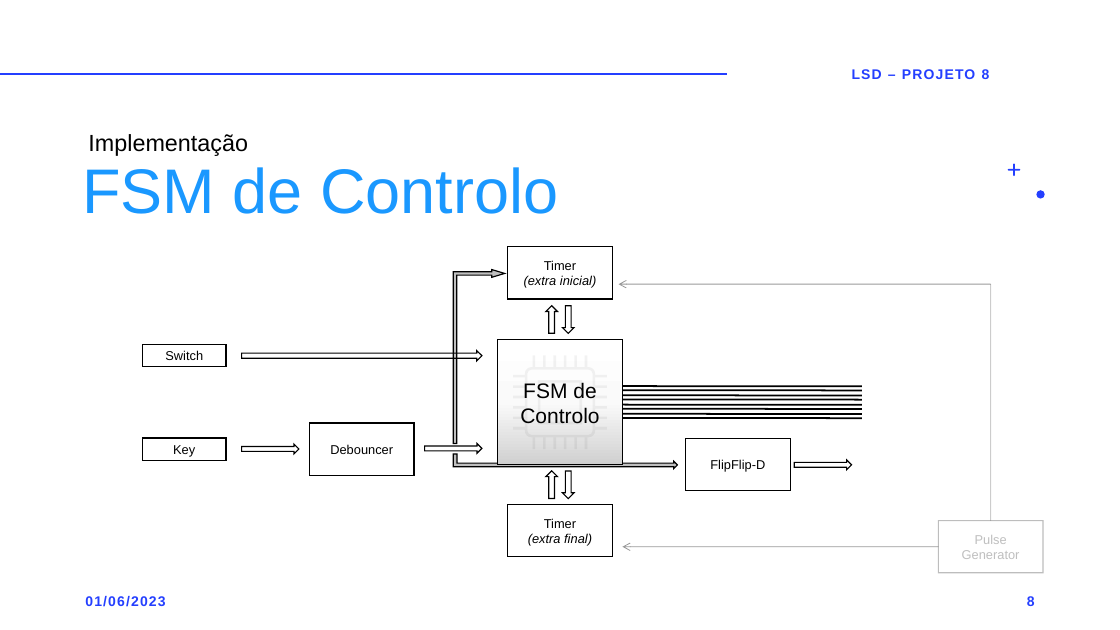
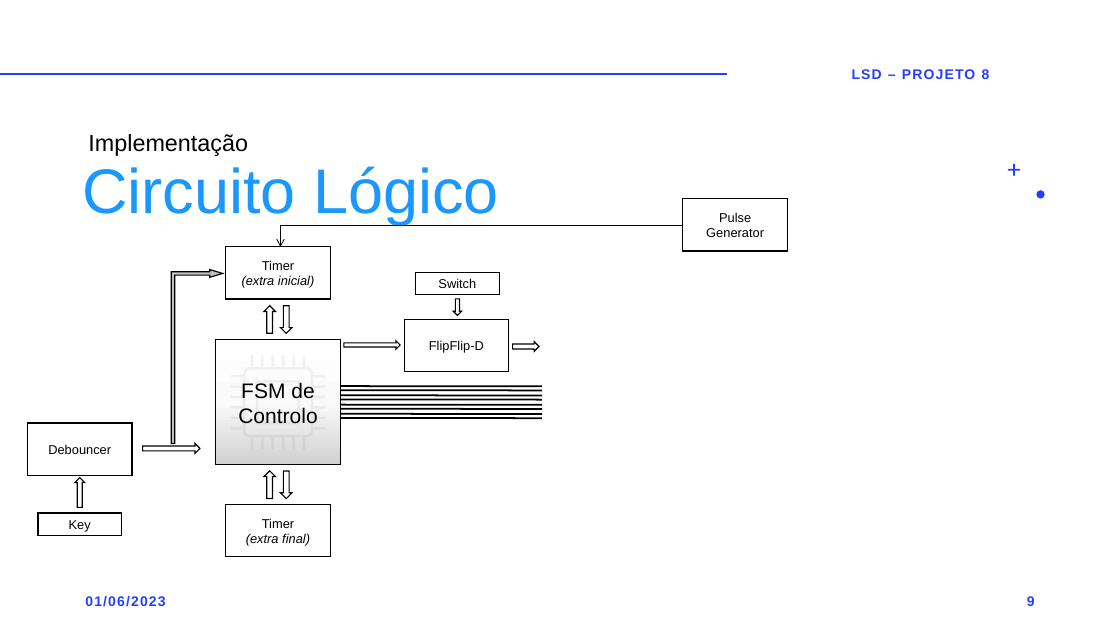
Before and after one commit to OlgaButs/LSD_Project, a slide deck: slide 9 of #PowerPoint_Presentation/v6.pptx (slide 8 before the commit). Drawn at 1120x630 pixels with LibreOffice and Linux fonts; fonts in the diff are those of the drawing. Boxes give left, top, right and bottom in pixels: in the first picture for what was removed or moved away, otherwise in the second. Text is boxed around its words. In the diff, an @@ line names an element or a change of style, - is before the commit and + after.

```diff
--- a/#PowerPoint_Presentation/v6.pptx
+++ b/#PowerPoint_Presentation/v6.pptx
@@ title at bbox=[82, 166, 499, 224]: text changed @@
-FSM de Controlo
+Circuito Lógico
@@ rectangle "Pulse Generator": place and size @@
-rectangle "Pulse Generator" at bbox=[939, 521, 1044, 573]
+rectangle "Pulse Generator" at bbox=[683, 199, 788, 251]
@@ rectangle "Pulse Generator" at bbox=[683, 199, 788, 251]: text colour #BFBFBF to #000000 @@
@@ line added from (280, 225) to (682, 225), #000000 1 pt @@
@@ arrow added from (281, 225) to (281, 247), #000000 0.75 pt @@
@@ rectangle "Switch": place and size @@
-rectangle "Switch" at bbox=[143, 344, 226, 366]
+rectangle "Switch" at bbox=[416, 272, 499, 294]
@@ right arrow added at bbox=[454, 299, 462, 316], outline #000000 1 pt @@
@@ arrow removed from (991, 284) to (618, 284) @@
@@ line removed from (991, 521) to (991, 284) @@
@@ rectangle "FlipFlip-D": place and size @@
-rectangle "FlipFlip-D" at bbox=[686, 439, 791, 491]
+rectangle "FlipFlip-D" at bbox=[404, 319, 509, 371]
@@ right arrow: place and size @@
-right arrow at bbox=[242, 350, 482, 360]
+right arrow at bbox=[344, 341, 400, 350]
@@ right arrow added at bbox=[513, 342, 539, 352], outline #000000 1 pt @@
@@ line moved from (623, 386) - (862, 386) to (340, 386) - (542, 386) @@
@@ line moved from (623, 391) - (862, 391) to (340, 391) - (542, 391) @@
@@ line moved from (623, 396) - (862, 396) to (340, 396) - (542, 396) @@
@@ line moved from (623, 400) - (862, 400) to (340, 400) - (542, 400) @@
@@ line moved from (623, 405) - (862, 405) to (340, 405) - (542, 405) @@
@@ line moved from (623, 409) - (862, 409) to (340, 409) - (542, 409) @@
@@ line moved from (623, 414) - (862, 414) to (340, 414) - (542, 414) @@
@@ line moved from (623, 418) - (862, 418) to (340, 418) - (542, 418) @@
@@ right arrow at bbox=[74, 478, 84, 507]: rotation 0 to 270 degrees @@
@@ 4 rectangles, 3 right arrows, 2 freeform shapes: place and size @@
-4 rectangles, 3 right arrows, 2 freeform shapes at bbox=[309, 247, 623, 557]
+4 rectangles, 3 right arrows, 2 freeform shapes at bbox=[28, 247, 341, 557]
@@ 2 right arrows, 1 bent arrow: place and size @@
-2 right arrows, 1 bent arrow at bbox=[454, 270, 574, 499]
+2 right arrows, 1 bent arrow at bbox=[171, 270, 292, 499]
@@ bent up arrow removed at bbox=[453, 454, 678, 469] @@
@@ right arrow removed at bbox=[795, 460, 852, 471] @@
@@ rectangle "Key": place and size @@
-rectangle "Key" at bbox=[143, 438, 226, 460]
+rectangle "Key" at bbox=[38, 513, 121, 535]
@@ arrow removed from (939, 547) to (623, 547) @@
```
Also in this commit, not shown: 7 other slides changed, 2 slides removed, 2 other files.
